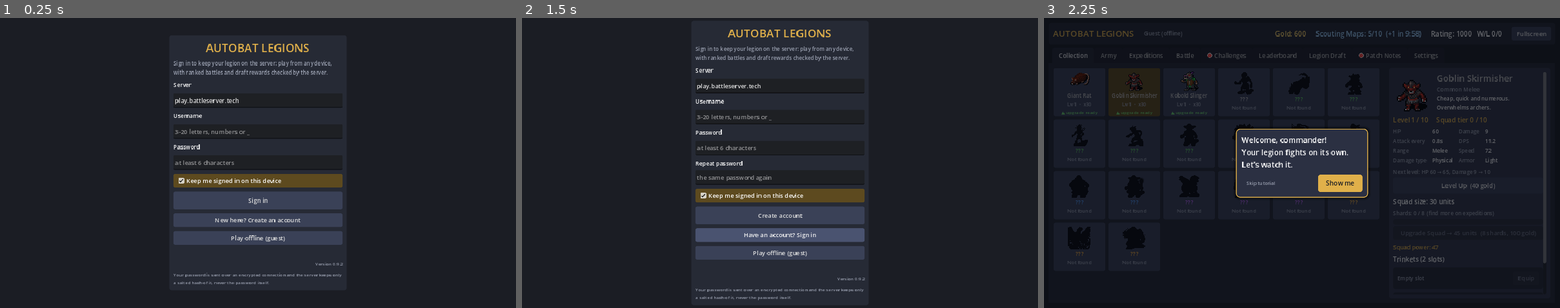
Above: before the commit, frames 1-3 (left to right).
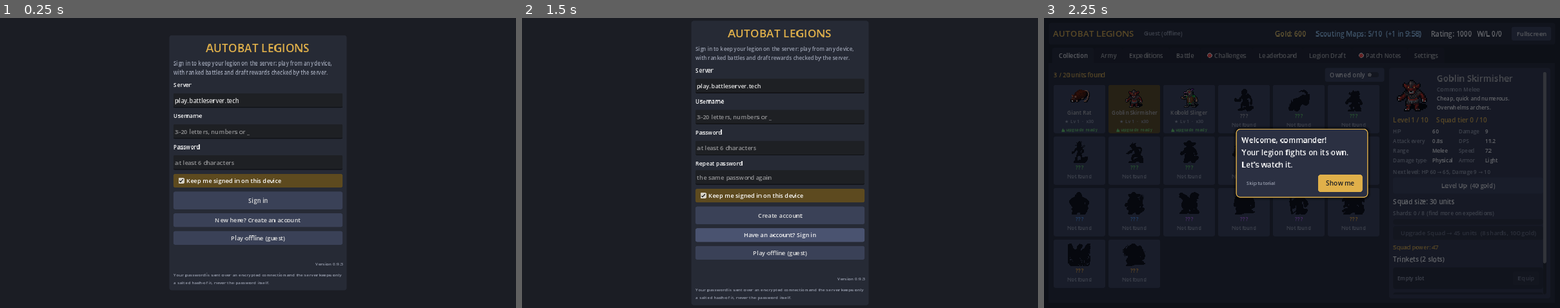
Above: after the commit, the same moments.

Repository: kranpus/autobat.slop
Game: Godot game, scene res://scenes/main.tscn
Two runs of this game, one before a commit and one after it. Both use one fixed random seed, a clock stepped at 60 frames per second and the inputs below.
Inputs (mouse positions are in pixels of both pictures, inside the frame that each line leads up to):
- Up to frame 1 (0.25 s): no input
- Up to frame 2 (1.5 s): click (831, 76) at 0.5 s, where only the run after the commit has a clickable "Owned only"; click "New here? Create an account" at 1.25 s
- Up to frame 3 (2.25 s): click "Play offline (guest)" at 2 s

The runs differ from the first frame. In frame 1, less than 0.1% of the frame differs, in the area x 66-67%, y 84-86%; in frame 2, less than 0.1%; in frame 3, 5.1%, in the area x 1-64%, y 18-91%.

Commit message:
0.9.3 "Welcome, Commander": tutorial and interface improvements
- Collection: units-found count, Owned only switch, a star on units in the
  army.
- Phones held upright: the turn-sideways prompt sizes its text to the screen.
- Version 0.9.3 (no battle changes: protocol stays legion-draft-17, so 0.9.2
  games keep working with the server). Patch notes, README.
- tests/tutorial_test.gd -- --existing: returning players aren't shown the
  tutorial; replay and skip work.

Co-Authored-By: Claude Opus 5.5 <noreply@anthropic.com>
Claude-Session: https://claude.ai/code/session_01HFXui6xc5ZRX1CXNmf6LDA

Diff:
--- a/project.godot
+++ b/project.godot
@@ -11,7 +11,7 @@
 [application]
 
 config/name="Autobat Legions"
-config/version="0.9.2"
+config/version="0.9.3"
 config/description="Collect, level and multiply units, then send armies of up to 1000 into auto-battles against other players."
 run/main_scene="res://scenes/main.tscn"
 config/features=PackedStringArray("4.3", "GL Compatibility")
--- a/scripts/core/patch_notes.gd
+++ b/scripts/core/patch_notes.gd
@@ -6,6 +6,23 @@
 ## kept under. Note kinds: "nerf", "buff", "change", "note".
 
 const LIST := [
+	{"version": "0.9.3", "date": "2026-11-23", "title": "Welcome, Commander",
+		"summary": "A guided tutorial for new players and a round of interface improvements. No balance changes.",
+		"sections": [
+			{"name": "Tutorial", "notes": [
+				{"kind": "change", "text": "New players are guided through the basics by doing them: a first battle, levelling up, recruiting on an expedition, building the army, a ranked fight and a challenge. A spotlight shows the one thing to press next, with a few words; nothing to read through."},
+				{"kind": "change", "text": "Short tips the first time you open trinket hunts, Legion Draft and the leaderboard."},
+				{"kind": "note", "text": "Skip it at any time, or replay it from Settings → Tutorial."},
+			]},
+			{"name": "Interface", "notes": [
+				{"kind": "change", "text": "Red dots on tabs with something waiting: a squad upgrade you can afford, scouting maps piling up or a recruit to choose, a challenge your army can take, unread patch notes."},
+				{"kind": "change", "text": "Short messages confirm what you did (level ups, squad upgrades, army built, codes copied), and incoming gold floats up from the gold counter."},
+				{"kind": "change", "text": "Battle tab: a big Find Opponents button. Friend challenges and live duels fold away under Play with friends."},
+				{"kind": "change", "text": "Army tab: your unused units wait on a Reserves bench; tap one to add it, or drag it into a column. Copy army code replaces the long code field."},
+				{"kind": "change", "text": "Collection: how many units you've found, an Owned only switch, and a ★ on units in your army."},
+				{"kind": "change", "text": "Phones: holding the browser version upright shows a prompt to turn the phone sideways instead of a tiny screen."},
+			]},
+		]},
 	{"version": "0.9.2", "date": "2026-11-22", "title": "Abilities",
 		"summary": "Splash is now rare, melee splash is nerfed, and 23 units have battle abilities of their own, including every epic and legendary.",
 		"sections": [
--- a/scripts/ui/collection_tab.gd
+++ b/scripts/ui/collection_tab.gd
@@ -7,14 +7,33 @@
 var _selected := ""
 var _trinket_popup: PopupPanel
 var _trinket_list: VBoxContainer
+var _found_label: Label
+var _owned_only: CheckButton
 
 
 func _ready() -> void:
 	add_theme_constant_override("separation", 12)
+	var left := UIKit.vbox(8)
+	left.size_flags_horizontal = Control.SIZE_EXPAND_FILL
+	add_child(left)
+	var head := UIKit.hbox(12)
+	_found_label = UIKit.label("", 15, UIKit.ACCENT)
+	head.add_child(_found_label)
+	head.add_child(UIKit.spacer())
+	_owned_only = CheckButton.new()
+	_owned_only.text = "Owned only"
+	_owned_only.button_pressed = bool(Profile.settings.get("collection_owned_only", false))
+	_owned_only.toggled.connect(func(on: bool):
+		Profile.settings["collection_owned_only"] = on
+		Profile.save_settings()
+		refresh())
+	head.add_child(_owned_only)
+	left.add_child(head)
 	var scroll := ScrollContainer.new()
 	scroll.size_flags_horizontal = Control.SIZE_EXPAND_FILL
+	scroll.size_flags_vertical = Control.SIZE_EXPAND_FILL
 	scroll.horizontal_scroll_mode = ScrollContainer.SCROLL_MODE_DISABLED
-	add_child(scroll)
+	left.add_child(scroll)
 	_grid = GridContainer.new()
 	# Start with as many columns as fit next to the details panel.
 	var detail_w := 310.0 if UIKit.is_compact(self) else 400.0
@@ -47,11 +66,19 @@
 	UIKit.clear(_grid)
 	if UnitLocks.is_locked(_selected) and not Profile.owns(_selected):
 		_selected = GameData.STARTER_UNITS[0]
+	var shown := 0
+	var found := 0
 	for id in GameData.unit_ids_sorted():
 		# Locked units stay hidden unless you already own one.
 		if UnitLocks.is_locked(id) and not Profile.owns(id):
 			continue
+		shown += 1
+		if Profile.owns(id):
+			found += 1
+		elif _owned_only.button_pressed:
+			continue
 		_grid.add_child(_make_card(id))
+	_found_label.text = "%d / %d units found" % [found, shown]
 	_build_detail()
 
 
@@ -79,7 +106,10 @@
 	name_l.horizontal_alignment = HORIZONTAL_ALIGNMENT_CENTER
 	name_l.text_overrun_behavior = TextServer.OVERRUN_TRIM_ELLIPSIS
 	v.add_child(name_l)
-	var info := "Lv %d  ·  x%d" % [int(Profile.unit(id)["level"]), Profile.squad_size(id)] if owned else "Not found"
+	var in_army := false
+	for sq in Profile.data["army"]:
+		in_army = in_army or sq["unit"] == id
+	var info := ("%sLv %d  ·  x%d" % ["★ " if in_army else "", int(Profile.unit(id)["level"]), Profile.squad_size(id)]) if owned else "Not found"
 	var info_l := UIKit.label(info, 12, UIKit.TEXT_DIM)
 	info_l.horizontal_alignment = HORIZONTAL_ALIGNMENT_CENTER
 	v.add_child(info_l)
--- a/scripts/ui/main.gd
+++ b/scripts/ui/main.gd
@@ -36,6 +36,7 @@
 var _toast_box: VBoxContainer
 var _last_gold := -1
 var _rotate_layer: CanvasLayer
+var _rotate_labels: Array = []
 var _gold_float_parent: Control
 
 
@@ -359,6 +360,7 @@
 	var s := UIKit.label("Autobat Legions plays in landscape.", 26, UIKit.TEXT_DIM)
 	s.horizontal_alignment = HORIZONTAL_ALIGNMENT_CENTER
 	v.add_child(s)
+	_rotate_labels = [[icon, 0.2], [t, 0.075], [s, 0.045]]
 	get_viewport().size_changed.connect(_update_rotate_prompt)
 	_update_rotate_prompt()
 
@@ -369,6 +371,9 @@
 	if "--portrait-test" in OS.get_cmdline_user_args():
 		upright = size.y > size.x * 1.1
 	_rotate_layer.visible = upright
+	# Upright, the layout is far wider than the screen: size the words to it.
+	for e in _rotate_labels:
+		(e[0] as Label).add_theme_font_size_override("font_size", maxi(16, roundi(size.x * float(e[1]))))
 
 
 # --- tutorial -----------------------------------------------------------------------
--- a/tests/tutorial_test.gd
+++ b/tests/tutorial_test.gd
@@ -5,6 +5,8 @@
 ##
 ##   godot --headless -s res://tests/tutorial_test.gd
 ## With a display, `-- --shots=DIR` also saves a screenshot of every step.
+## `-- --existing`: a player who has already played isn't shown it, and
+## Settings' replay and the skip button work.
 ## Exit code 0 when everything passed.
 
 var main: Node
@@ -18,10 +20,13 @@
 var _start_units := 0
 var _shots := ""
 var _shot_at := -1
+var _existing := false
 
 
 func _initialize() -> void:
 	for arg in OS.get_cmdline_user_args():
+		if arg == "--existing":
+			_existing = true
 		if arg.begins_with("--shots="):
 			_shots = arg.get_slice("=", 1)
 			DirAccess.make_dir_recursive_absolute(_shots)
@@ -32,6 +37,8 @@
 	profile.settings["server_address"] = "127.0.0.1:1"   # no server: offline opponents
 	profile.reset()
 	_start_units = profile.data["units"].size()
+	if _existing:
+		profile.data["wins"] = 4
 	main = load("res://scenes/main.tscn").instantiate()
 	root.add_child(main)
 
@@ -65,6 +72,8 @@
 
 func _process(_d: float) -> bool:
 	frames += 1
+	if _existing:
+		return _existing_player()
 	if frames == 5:
 		tut = main.get("tutorial")
 		check(tut != null and tut.is_running(), "a new player gets the tutorial")
@@ -129,3 +138,19 @@
 		if str(n.get_meta("tut", "")) == target and n.is_visible_in_tree() and n is BaseButton and not n.disabled:
 			(n as BaseButton).pressed.emit()
 			return
+
+
+func _existing_player() -> bool:
+	tut = main.get("tutorial")
+	if frames == 10:
+		check(not tut.is_running() and bool(profile.settings["tutorial"]["off"]), "a player who already played isn't shown the tutorial")
+		tut.replay()
+	if frames == 20:
+		check(tut.is_running() and str(tut.get("_chapter")) == "first_battle", "Settings → Replay tutorial starts it from the beginning")
+		tut.skip_all()
+	if frames == 30:
+		check(not tut.is_running() and bool(profile.settings["tutorial"]["off"]), "Skip tutorial turns it off (and it stays off)")
+		print("\n%s (%d failure%s)" % ["ALL TUTORIAL TESTS PASSED" if _failures == 0 else "TUTORIAL TESTS FAILED", _failures, "" if _failures == 1 else "s"])
+		quit(1 if _failures > 0 else 0)
+		return true
+	return false
Not shown, changed: export_presets.cfg
